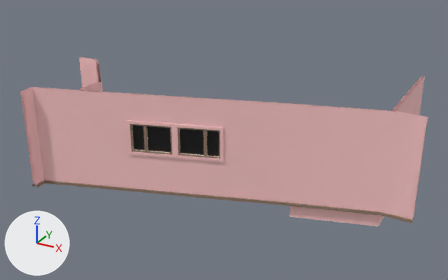
An edit to the FBX model Content/Game_Art/FBX/Archi/SM_Mezzanine.fbx, drawn before and after from the same camera.
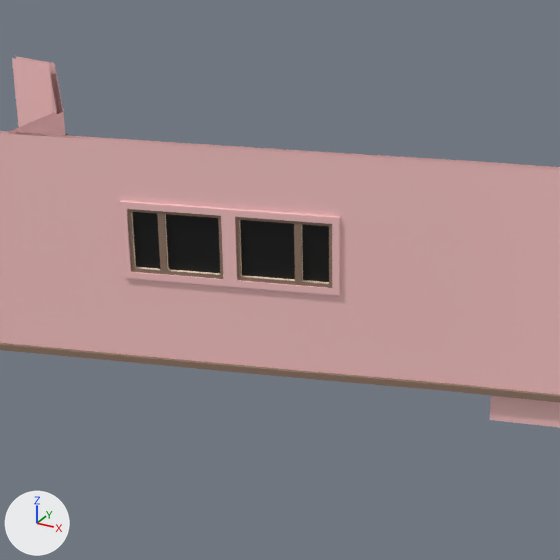
Each version is shown whole from a 50 mm camera at (2.92, -17.54, 10.14) aimed at (-6.66, -0.12, 1.43), then close up on the part from 17% to 72% of the width and 11% to 99% of the height. Lighting does not change. The marker at lower left points along +X, +Y and +Z. Vertices at the same position are counted once.

Names of what the first close-up shows: 'SM_Mezzanine'.
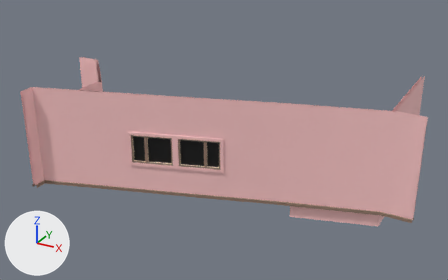
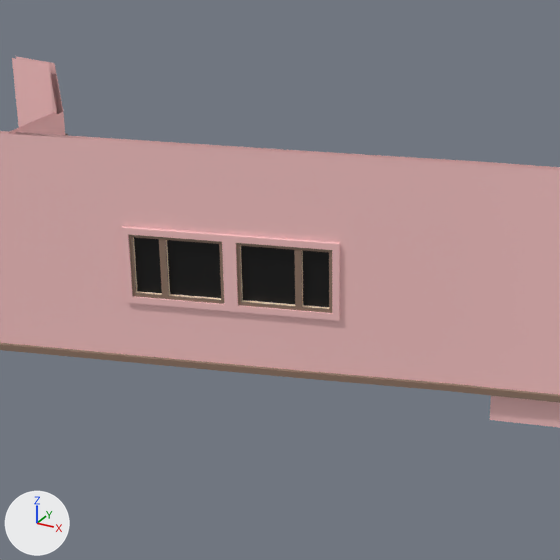
Diff of the bpy script that builds the scene:
```diff
--- a/Content/Game_Art/FBX/Archi/SM_Mezzanine.fbx.py
+++ b/Content/Game_Art/FBX/Archi/SM_Mezzanine.fbx.py
@@ me_mesh @@
 # used by ob_sm_mezzanine; location = (0.0, 0.0, 0.0)
-me_mesh.from_pydata(...)  # 501 vertices, 422 faces; spans x -13.0..0.0, y -4.0..4.0, z -0.5..3.5
+me_mesh.from_pydata(...)  # 500 vertices, 422 faces; spans x -13.0..0.0, y -4.0..4.0, z -0.5..3.5
+# me_mesh part 1
+# 1 vertex is removed from x -7.55, y -2.08, z 1.55
+# 2 faces are deleted
+# 215 vertices in x -8.96..-5.85, y -2.63..-1.45, z 1.4..2.6 move by (0.0, 0.0, -0.4)
+# 2 new faces join them, mat_sol (beige #fce3c9)
 me_mesh.materials.append(mat_sol)
```

Where the change shows, as pixel boxes (x1, y1, x2, y2) in the close-ups (560 x 560 px; the box of a moved part takes in the faces that stretch with it):
part 1 of me_mesh, moved or reshaped
    before: (120, 201, 340, 289)
    after: (121, 226, 340, 314)
